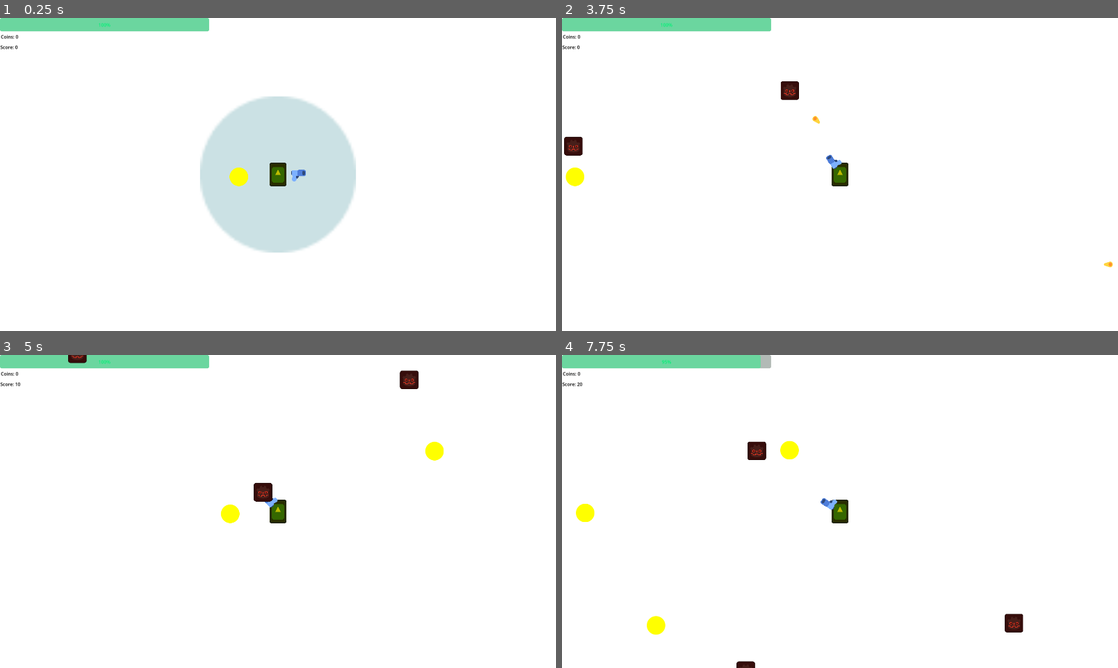
Above: before the commit, frames 1-4 (two rows, left to right).
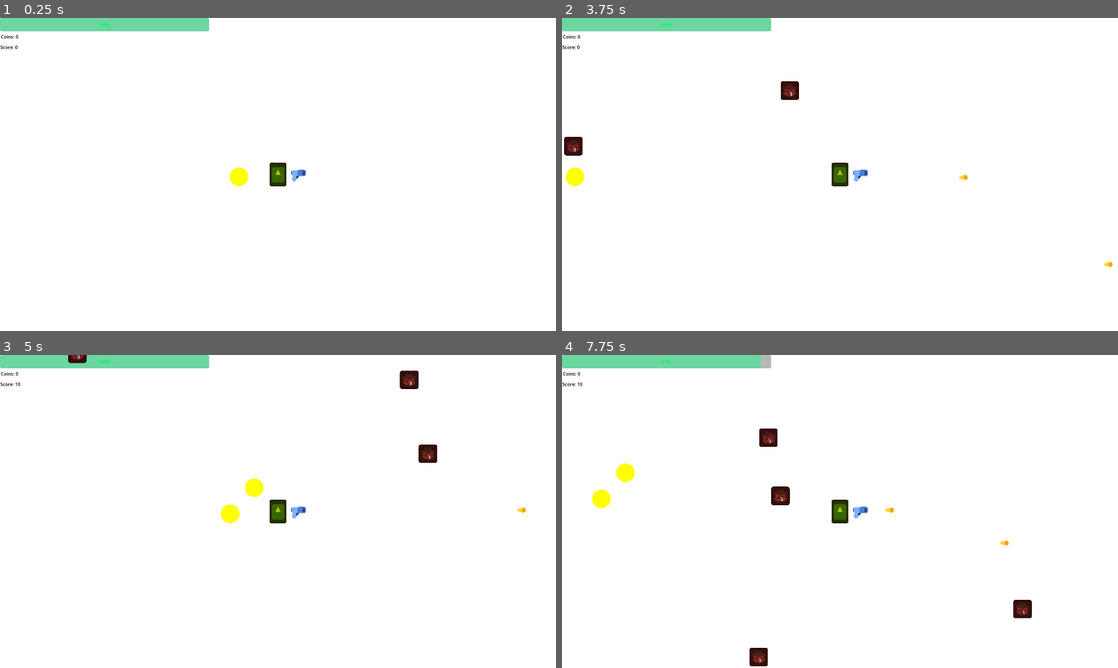
Above: after the commit, the same moments.

Repository: deutandev/survival-shooter
Game: Godot game, scene res://environment/map.tscn
Two runs of this game, one before a commit and one after it. Both use one fixed random seed, a clock stepped at 60 frames per second and the inputs below. The engine's default icon, where the game draws it, is replaced by a stand-in: a white triangle on a blue panel in a dark square.
Inputs:
- Up to frame 1 (0.25 s): no input
- Up to frame 2 (3.75 s): tap Enter at 0.5 s; hold D (move_right) 0.53-1.28 s; tap E (interact) every 0.75 s from 0.6 to 3.6 s; hold S (move_down) 1.28-2.03 s; hold D (move_right) 2.03-2.78 s; hold W (move_up) 2.78-3.53 s; hold A (move_left) from 3.53 s (still down)
- Up to frame 3 (5 s): keep holding A (move_left); tap E (interact) at 4.35 s
- Up to frame 4 (7.75 s): release A (move_left) at 5.03 s; hold S (move_down) 5.03-5.78 s; tap E (interact) every 0.75 s from 5.1 to 7.35 s; hold D (move_right) 5.78-6.53 s; hold W (move_up) 6.53-7.28 s; hold D (move_right) from 7.28 s (still down)

The runs differ from the first frame. In frame 1, 11% of the frame differs, in the area x 36-64%, y 25-75%; in frame 2, 0.2%; in frame 3, 0.7%; in frame 4, 2.2%.

Commit message:
fix(bomb): fix aoe attack and area detections

Diff:
--- a/characters/enemies/mob/coin_drop_manager.gd
+++ b/characters/enemies/mob/coin_drop_manager.gd
@@ -14,7 +14,7 @@
 
 	if value > 0:
 		coin_instance.set_value(value)
-		print_debug("Dropping coin at: ", drop_position)
+		#print_debug("Dropping coin at: ", drop_position)
 
 		get_tree().current_scene.add_child(coin_instance)
 		coin_instance.global_position = drop_position
--- a/characters/enemies/mob/mob.gd
+++ b/characters/enemies/mob/mob.gd
@@ -5,7 +5,7 @@
 @export var damage: int = 5
 
 @export var defense: float = 1.0
-@export var min_damage_taken: float = 1.0
+var min_damage_taken: float = 1.0
 
 @onready var player: CharacterBody2D
 @onready var coin_drop: CoinDropManager = %CoinDropManager
@@ -52,3 +52,9 @@
 	current_health = max_health
 	velocity = Vector2.ZERO
 	$HealthLabel.text = str(current_health)
+	position = Vector2(-10000, -10000)
+
+
+func _on_hit_box_area_entered(area: Area2D) -> void:
+	if area.is_in_group("player_aoe"):
+		take_damage(area.damage)
--- a/characters/enemies/mob/mob.tscn
+++ b/characters/enemies/mob/mob.tscn
@@ -13,6 +13,7 @@
 [node name="Mob" type="CharacterBody2D" groups=["enemy"]]
 collision_layer = 4
 collision_mask = 7
+platform_floor_layers = 4294967040
 script = ExtResource("1_4by1i")
 
 [node name="MobSprite" type="Sprite2D" parent="."]
@@ -22,19 +23,22 @@
 
 [node name="CollisionShape2D" type="CollisionShape2D" parent="."]
 shape = SubResource("CircleShape2D_4by1i")
+debug_color = Color(0.678431, 0.0470588, 0, 0.72549)
 
 [node name="CoinDropManager" type="Node2D" parent="."]
 unique_name_in_owner = true
 script = ExtResource("3_mxcvk")
 
 [node name="HealthLabel" type="Label" parent="."]
-visible = false
 offset_right = 40.0
 offset_bottom = 23.0
 
-[node name="HitBox" type="Area2D" parent="." groups=["enemy"]]
+[node name="EnemyHitBox" type="Area2D" parent="." groups=["enemy"]]
 collision_layer = 4
-collision_mask = 2
+collision_mask = 3
 
-[node name="HitCollision" type="CollisionShape2D" parent="HitBox"]
+[node name="HitCollision" type="CollisionShape2D" parent="EnemyHitBox"]
 shape = SubResource("CircleShape2D_mxcvk")
+debug_color = Color(0.588755, 0.147568, 4.81308e-08, 0.42)
+
+[connection signal="area_entered" from="EnemyHitBox" to="." method="_on_hit_box_area_entered"]
--- a/characters/player/hurt_manager.gd
+++ b/characters/player/hurt_manager.gd
@@ -16,7 +16,7 @@
 	var overlapping = hurtbox.get_overlapping_areas()
 	for area in overlapping:
 		if area.is_in_group("enemy"):
-			print_debug("HitBox")
+			print_debug("HitBox ", area.name)
 			apply_damage(area)
 			break
 
@@ -31,7 +31,7 @@
 func apply_knockback(enemy_velocity: Vector2):
 	if !target:
 		return
-	print_debug("Apply Knockback")
+	#print_debug("Apply Knockback")
 	var knockback_direction = (enemy_velocity - target.velocity).normalized() * knockback_power
 	target.velocity = knockback_direction
 	target.move_and_slide()
--- a/characters/player/player.tscn
+++ b/characters/player/player.tscn
@@ -39,9 +39,7 @@
 
 [node name="HurtBox" type="Area2D" parent="HurtManager"]
 unique_name_in_owner = true
-collision_layer = 0
 collision_mask = 4
-monitorable = false
 
 [node name="CollisionEnemy" type="CollisionShape2D" parent="HurtManager/HurtBox"]
 position = Vector2(-1.5, -1)
@@ -52,12 +50,11 @@
 unique_name_in_owner = true
 wait_time = 0.5
 
-[node name="Gun" parent="HurtManager/HurtBox" instance=ExtResource("3_exd8k")]
-position = Vector2(11, 3)
-collision_layer = 1
-
 [node name="HealthManager" type="Node2D" parent="."]
 unique_name_in_owner = true
 script = ExtResource("1_exd8k")
 
-[connection signal="area_entered" from="HurtManager/HurtBox" to="." method="_on_hurt_box_area_entered"]
+[node name="Gun" parent="." instance=ExtResource("3_exd8k")]
+position = Vector2(11, 3)
+collision_layer = 1
+collision_mask = 0
--- a/drop_item/coin.gd
+++ b/drop_item/coin.gd
@@ -9,6 +9,6 @@
 
 func _on_body_entered(body: Node2D) -> void:
 	if body.is_in_group("player"):
-		print_debug("Collected coin worth: ", value)
+		#print_debug("Collected coin worth: ", value)
 		Game_Stats.add_coin(value)
 		queue_free()
--- a/drop_item/coin.tscn
+++ b/drop_item/coin.tscn
@@ -12,6 +12,7 @@
 collision_layer = 0
 monitorable = false
 script = ExtResource("1_7h5dg")
+metadata/_edit_group_ = true
 
 [node name="Coin" type="Sprite2D" parent="."]
 modulate = Color(1, 1, 0, 1)
@@ -21,5 +22,6 @@
 [node name="CollisionShape2D" type="CollisionShape2D" parent="."]
 position = Vector2(0, 1)
 shape = SubResource("CircleShape2D_7h5dg")
+debug_color = Color(0.897884, 0.941543, 7.70092e-07, 0.419608)
 
 [connection signal="body_entered" from="." to="." method="_on_body_entered"]
--- a/environment/map.tscn
+++ b/environment/map.tscn
@@ -58,6 +58,7 @@
 
 [node name="Player" parent="." instance=ExtResource("1_8viek")]
 position = Vector2(1042, 483)
+platform_floor_layers = 4294967040
 
 [node name="Path2D" type="Path2D" parent="Player"]
 position = Vector2(-1041, -484)
--- a/pooling/object_pool.gd
+++ b/pooling/object_pool.gd
@@ -21,7 +21,7 @@
 
 func reset_object(obj) -> void:
 	var collider = obj.get_node("CollisionShape2D")
-	obj.visible = false
+	obj.visible = true
 	obj.set_physics_process(false)
 	obj.set_process(false)
 	collider.call_deferred("set_disabled", true)
--- a/project.godot
+++ b/project.godot
@@ -34,6 +34,7 @@
 enemy=""
 player=""
 coin=""
+player_aoe=""
 
 [input]
 
--- a/skills/bomb.gd
+++ b/skills/bomb.gd
@@ -1,39 +1,33 @@
 extends Area2D
 class_name Bomb
 
-@export var damage: float = 3.0
+@export var damage: float = 4.0
 @export var aoe_duration: float = 0.5
 
-func _ready():
-	call_deferred("_do_damage")
+# hide bomb at start
+func _init() -> void:
+	visible = false
+	set_deferred("monitoring", false)
+	set_deferred("monitorable", false)
 
 func _do_damage():
 	$Timer.wait_time = aoe_duration
 	$Timer.start()
 	print_debug("start bomb")
-	var enemies = get_overlapping_areas()
-	print_debug("Found %d overlapping areas" % enemies.size())
-
-	for enemy in enemies:
-		if enemy.is_in_group("enemy"):
-			print_debug("Bombed Enemy")
-			var enemy_node = enemy.get_parent()
-			if enemy_node.has_method("take_damage"):
-				enemy_node.take_damage(damage)
-
 	await $Timer.timeout
 	disable()
 
-func reset(position: Vector2):
-	global_position = position
+func reset(pos: Vector2):
+	global_position = pos
 	visible = true
 	monitoring = true
+	monitorable = true
 	call_deferred("_do_damage") # ✅ correct function
 
 func disable():
 	visible = false
-	monitoring = false
 	set_deferred("monitoring", false)
+	set_deferred("monitorable", false)
 
 	if $Timer.is_stopped() == false:
 		$Timer.stop()
--- a/skills/bomb.tscn
+++ b/skills/bomb.tscn
@@ -6,7 +6,7 @@
 [sub_resource type="CircleShape2D" id="CircleShape2D_awias"]
 radius = 275.016
 
-[node name="Bomb" type="Area2D"]
+[node name="Bomb" type="Area2D" groups=["player_aoe"]]
 collision_layer = 2
 collision_mask = 4
 script = ExtResource("1_awias")
Not shown: 1 places in characters/player/player.tscn that only renumber resources
Not shown: 1 places in environment/map.tscn that only renumber resources
